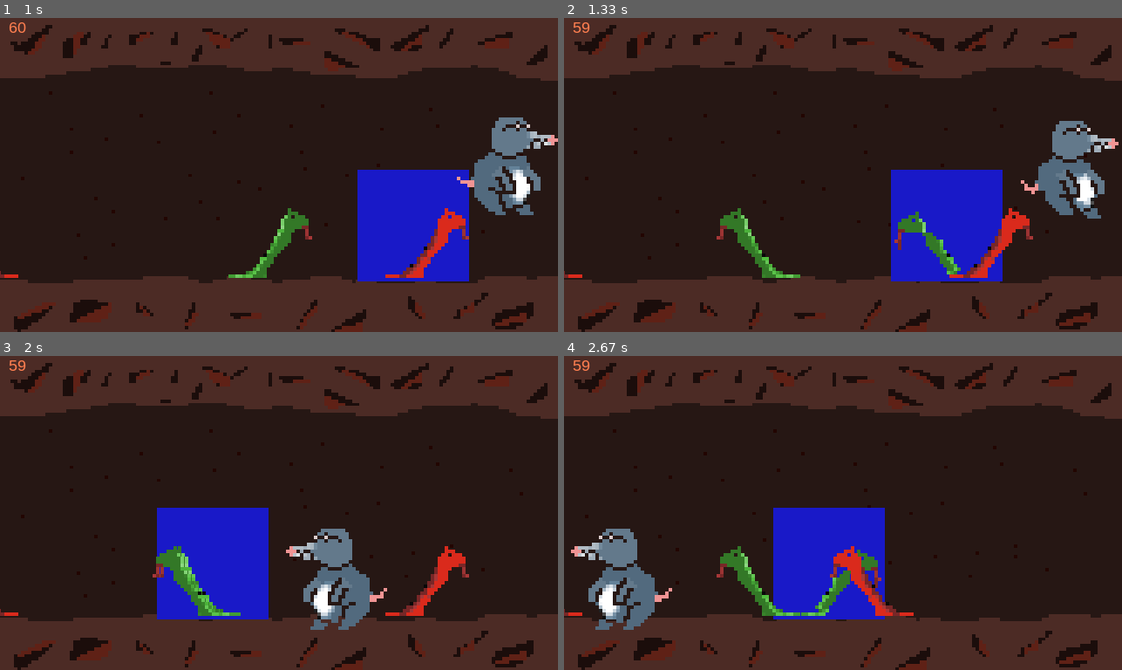
Above: before the commit, frames 1-4 (two rows, left to right).
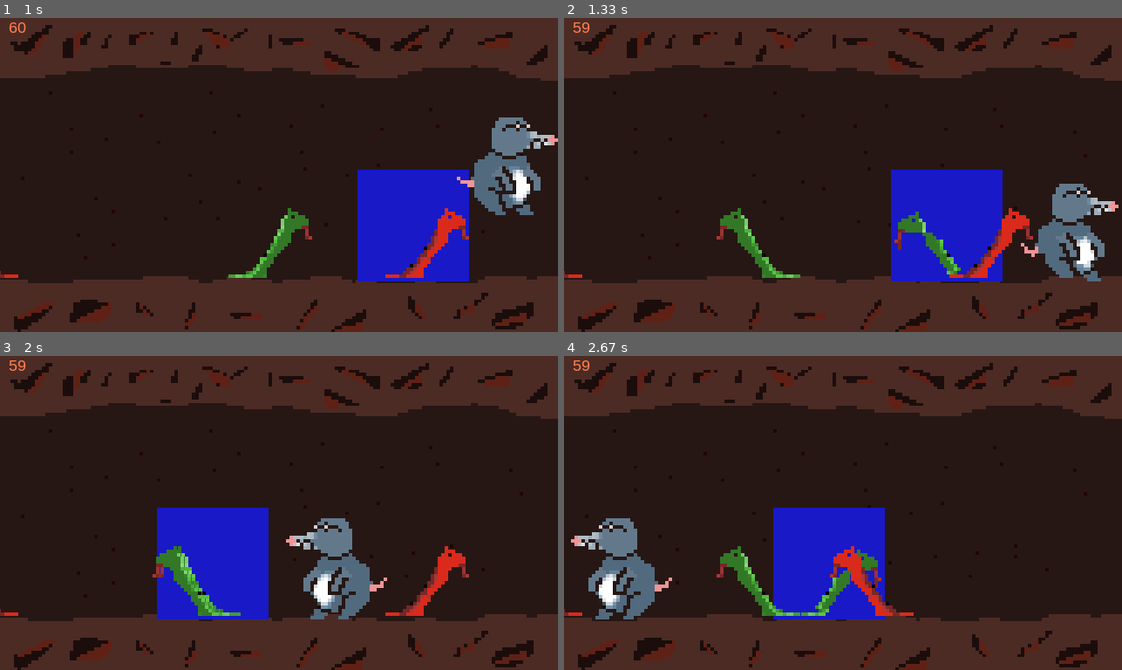
Above: after the commit, the same moments.

Repository: ginestopo/Game-in-Pygame
Game: pygame game, started from game/game.py
Same seed, same stepped clock (60 frames per second), same inputs: the game is played once before the commit and once after it.
Inputs:
- Up to frame 1 (1 s): hold Right 0.33-0.8 s; hold Up from 0.83 s (still down)
- Up to frame 2 (1.33 s): release Up at 1.13 s; hold Right from 1.17 s (still down)
- Up to frame 3 (2 s): release Right at 1.63 s; hold Left from 1.67 s (still down)
- Up to frame 4 (2.67 s): release Left at 2.2 s; hold Left 2.23-2.63 s

Frame 1 is identical in both runs. In frame 2, 3.8% of the frame differs, in the area x 81-100%, y 32-84%; in frame 3, 2.1%; in frame 4, 2.1%.

Commit message:
fixed bug map limits while jumping

Diff:
--- a/game/game.py
+++ b/game/game.py
@@ -101,12 +101,13 @@
         #stop at the edge (for scrolling animation)
         if(self.rect.x >= right_margin) and (self.movex>0) or (self.rect.x <= left_margin) and (self.movex<0):
             self.rect.x = self.rect.x #stop if the vector and position is incorrect
+            self.rect.y = self.rect.y + self.movey
             if(self.rect.x >= right_margin):
                 scrolling = "right"
-                #print(scrolling)
+                print(scrolling)
             if(self.rect.x <= left_margin):
                 scrolling = "left"
-                #print(scrolling)
+                print(scrolling)
         else:
             self.rect.x = self.rect.x + self.movex
             self.rect.y = self.rect.y + self.movey
